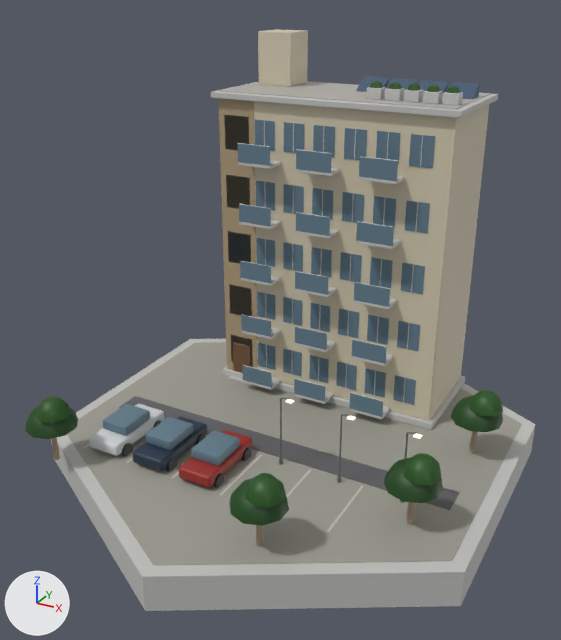
A saved change to the glTF model native/godot/assets/art/blender/apartments_asia.glb.
The view is the same before and after, from a 50 mm lens placed at (15.8, -30.1, 20.9), pointed at (-0.2, -1.1, 6.4). The lights are fixed; the arrows at lower left show +X, +Y and +Z. The first picture is the older version. Vertices at exactly the same position are counted once.

In view in the first picture: 'asphalt', 'glass', 'gravel', 'leaf', 'metal', 'paint', 'pavers', 'plaster', 'solar', 'wall_concrete', 'wood' and 3 more.
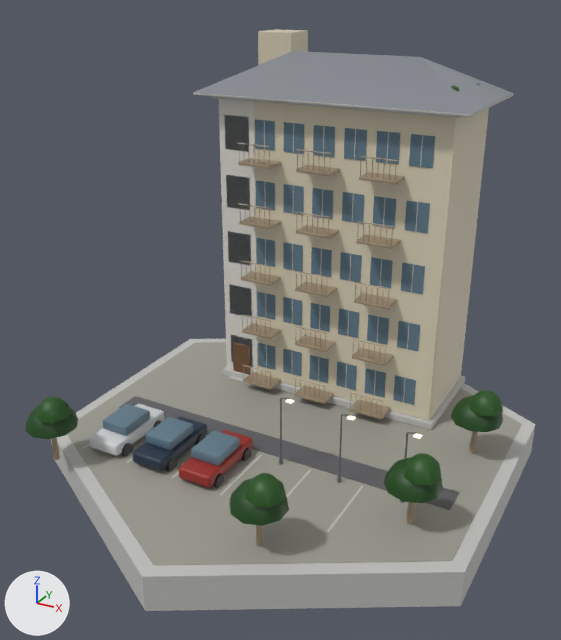
Location of each change, [x1, y1, x2, y2] in pixels of the pictures (561 x 640 px; the box of a moved part takes in the faces that stretch with it):
'wall_concrete', reshaped: before [51, 82, 535, 611]; after [51, 92, 535, 611]
'roof_slate', added: after [195, 51, 514, 114]
'metal', deleted: before [238, 143, 398, 401]
part 1 of me_glass, deleted: before [238, 144, 398, 417]
part 2 of me_paint, recoloured (beige to white): [219, 99, 257, 370] in both
part 3 of me_wall_concrete, moved or reshaped: before [296, 168, 341, 176]; after [194, 92, 514, 117]
part 4 of me_wall_concrete, deleted: before [238, 160, 405, 419]
part 5 of me_wood, added: after [239, 203, 401, 419]
part 6 of me_wood, added: after [237, 143, 405, 184]
'gravel', unchanged, covered by the edit: before [219, 81, 491, 109]

Diff of the bpy script that builds the scene:
```diff
--- a/native/godot/assets/art/blender/apartments_asia.glb.py
+++ b/native/godot/assets/art/blender/apartments_asia.glb.py
@@ mat_roof_slate @@
+mat_roof_slate = bpy.data.materials.new('roof_slate')
+# nodes: BsdfPrincipled, Mix, OutputMaterial, VertexColor
+# colours: grey #898e95, mixed with the vertex colours
@@ me_glass @@
 # used by ob_glass; location = (0.0, 0.0, 0.0)
-me_glass.from_pydata(...)  # 568 vertices, 924 faces; spans x -7.44..5.15, y -5.8..3.22, z 0.7..14.7
+me_glass.from_pydata(...)  # 448 vertices, 744 faces; spans x -7.44..5.15, y -5.8..3.22, z 0.9..14.7
+# me_glass part 1: 15 loose pieces with 120 vertices, spanning x -4.3..3.9, y 2.1..2.14, z 0.7..13.6, are deleted
 me_glass.materials.append(mat_glass)
@@ me_paint @@
 me_paint.from_pydata(...)  # 296 vertices, 576 faces; spans x -7.6..-0.6, y -6.7..8.6, z 0.3..15.5
 # used by ob_paint; location = (0.0, 0.0, 0.0)
+# me_paint part 2: 12 faces centred in x -6.0..-4.0, y 3.2..8.6, z 0.5..15.5 are repainted in the vertex colours; the middle colour goes from beige #c0aa88 to white #f4f0e8
 me_paint.materials.append(mat_paint)
@@ me_wall_concrete @@
 # used by ob_wall_concrete; location = (0.0, 0.0, 0.0)
-me_wall_concrete.from_pydata(...)  # 852 vertices, 1464 faces; spans x -10.7..10.7, y -12.3..12.3, z -1.6..16.3
+me_wall_concrete.from_pydata(...)  # 516 vertices, 848 faces; spans x -10.7..10.7, y -12.3..12.3, z -1.6..16.3
+# me_wall_concrete part 3: the loose piece of 24 vertices spanning x -1.1..0.7, y 2.1..3.2, z 12.6..12.7 is scaled about its middle by (7.76, 6.67, 0.668), then moved by (0.2, 3.3, 3.1)
+# me_wall_concrete part 4: 14 loose pieces with 336 vertices, spanning x -4.3..3.9, y 2.1..3.2, z 0.6..12.7, are deleted
 me_wall_concrete.materials.append(mat_wall_concrete)
@@ me_wood @@
 # used by ob_wood; location = (0.0, 0.0, 0.0)
-me_wood.from_pydata(...)  # 80 vertices, 140 faces; spans x -8.6..8.8, y -8.7..3.2, z 0.1..2.4
+me_wood.from_pydata(...)  # 1400 vertices, 2240 faces; spans x -8.6..8.8, y -8.7..3.2, z 0.1..13.6
+# me_wood part 5: 1056 vertices added at x -4.3..3.9, y 2.1..3.2, z 0.6..10.6
+# me_wood part 6: 264 vertices added at x -4.3..3.9, y 2.1..3.2, z 12.6..13.6
 me_wood.materials.append(mat_wood)
@@ me_roof_slate @@
+me_roof_slate.from_pydata(...)  # 6 vertices, 8 faces; spans x -6.9..6.9, y 2.3..9.5, z 15.8..17.6
+me_roof_slate.materials.append(mat_roof_slate)
@@ ob_metal @@
-ob_metal = bpy.data.objects.new('metal', me_metal)
-ob_metal.location = (0.0, 0.0, 0.0)
@@ ob_roof_slate @@
+ob_roof_slate = bpy.data.objects.new('roof_slate', me_roof_slate)
+ob_roof_slate.location = (0.0, 0.0, 0.0)
```
